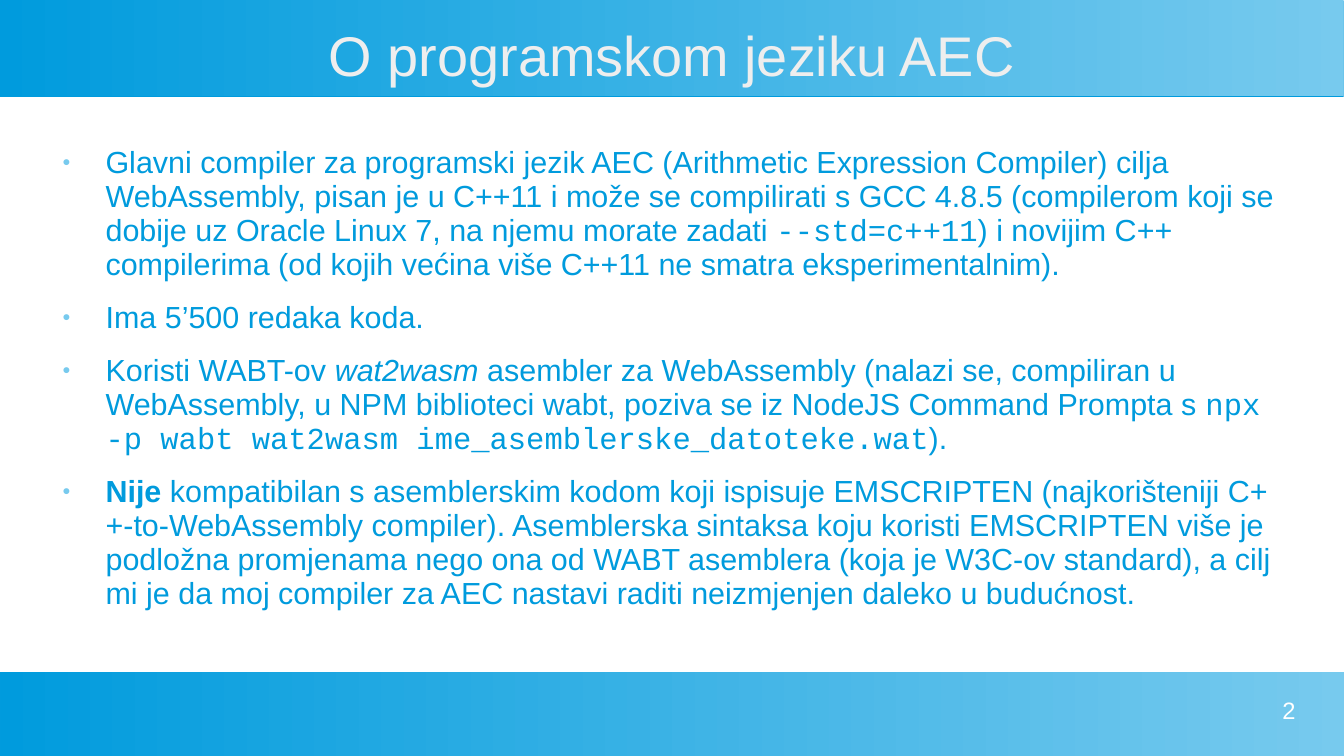
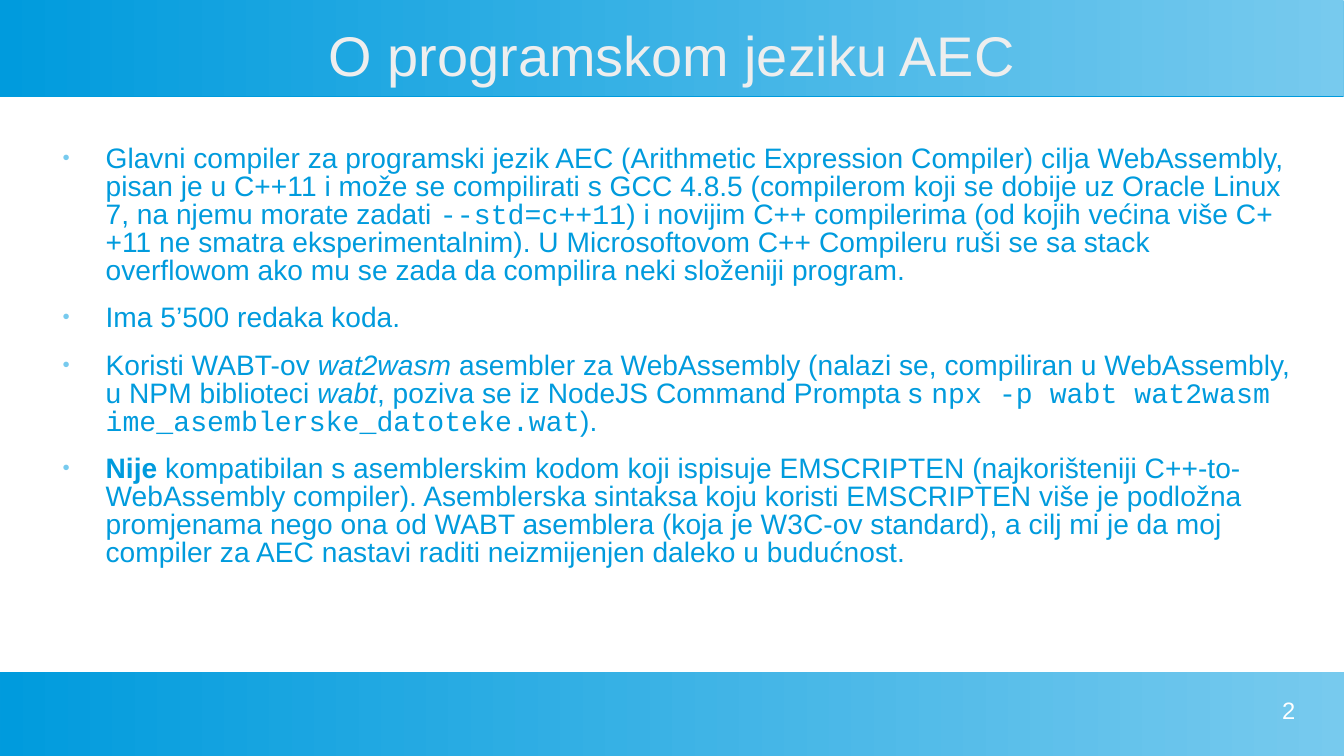
Before and after one commit to FlatAssembler/AECforWebAssembly, a slide deck: slide 2 of vizualizacija_stabala.ppt. Drawn at 1344x756 pixels with LibreOffice and Linux fonts; fonts in the diff are those of the drawing. Boxes give left, top, right and bottom in pixels: in the first picture for what was removed or moved away, otherwise in the second. Text is boxed around its words. In the diff, an @@ line names an element or a change of style, - is before the commit and + after.

Commit message:
Fixed some typos and grammar errors

```diff
--- a/vizualizacija_stabala.ppt
+++ b/vizualizacija_stabala.ppt
@@ text at (106,147,1284,285): text changed; size 18 to 16.6 pt @@
-● Glavni compiler za programski jezik AEC (Arithmetic Expression Compiler) cilja WebAssembly, pisan je u C++11 i može se compilirati s GCC 4.8.5 (compilerom koji se dobije uz Oracle Linux 7, na njemu morate zadati --std=c++11) i novijim C++ compilerima (od kojih većina više C++11 ne smatra eksperimentalnim).
+● Glavni compiler za programski jezik AEC (Arithmetic Expression Compiler) cilja WebAssembly, pisan je u C++11 i može se compilirati s GCC 4.8.5 (compilerom koji se dobije uz Oracle Linux 7, na njemu morate zadati --std=c++11) i novijim C++ compilerima (od kojih većina više C++11 ne smatra eksperimentalnim). U Microsoftovom C++ Compileru ruši se sa stack overflowom ako mu se zada da compilira neki složeniji program.
@@ text at (106,306,1289,437): size 18 to 16.6 pt in "Ima 5’500 redaka koda.", "Koristi WABT-ov wat2wasm asembler za WebAssembly (nalazi ..."; italic on in "wabt,"; line spacing 0.93 to 0.83 @@
@@ text at (106,457,1241,567): text changed; size 18 to 16.6 pt @@
-● Nije kompatibilan s asemblerskim kodom koji ispisuje EMSCRIPTEN (najkorišteniji C++-to-WebAssembly compiler). Asemblerska sintaksa koju koristi EMSCRIPTEN više je podložna promjenama nego ona od WABT asemblera (koja je W3C-ov standard), a cilj mi je da moj compiler za AEC nastavi raditi neizmjenjen daleko u budućnost.
+● Nije kompatibilan s asemblerskim kodom koji ispisuje EMSCRIPTEN (najkorišteniji C++-to-WebAssembly compiler). Asemblerska sintaksa koju koristi EMSCRIPTEN više je podložna promjenama nego ona od WABT asemblera (koja je W3C-ov standard), a cilj mi je da moj compiler za AEC nastavi raditi neizmijenjen daleko u budućnost.
```
Also in this commit, not shown: 7 other slides changed.
